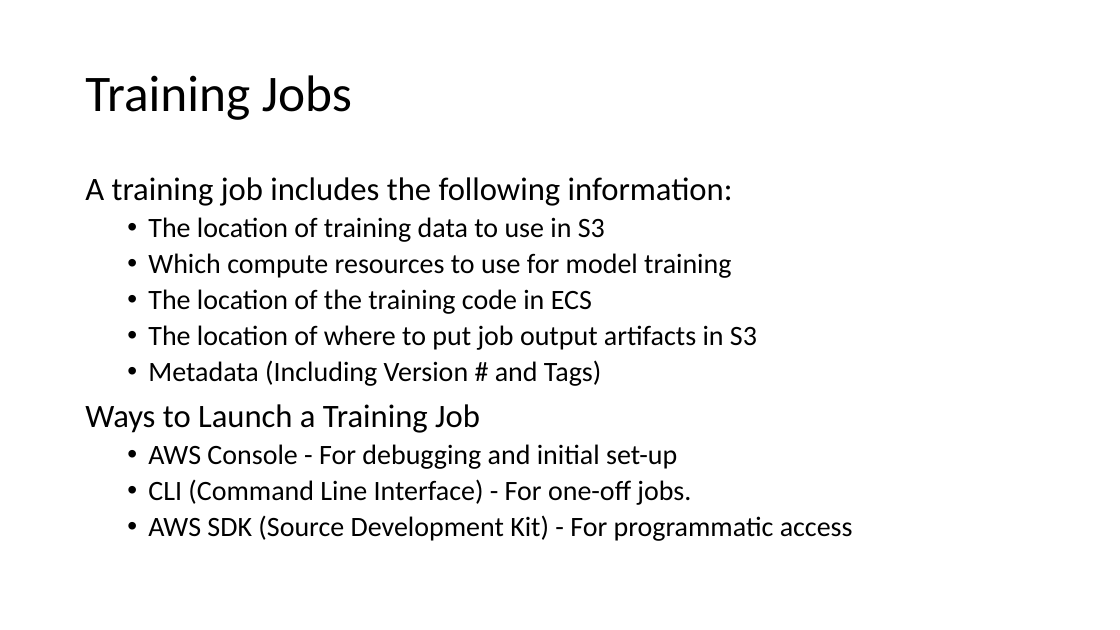
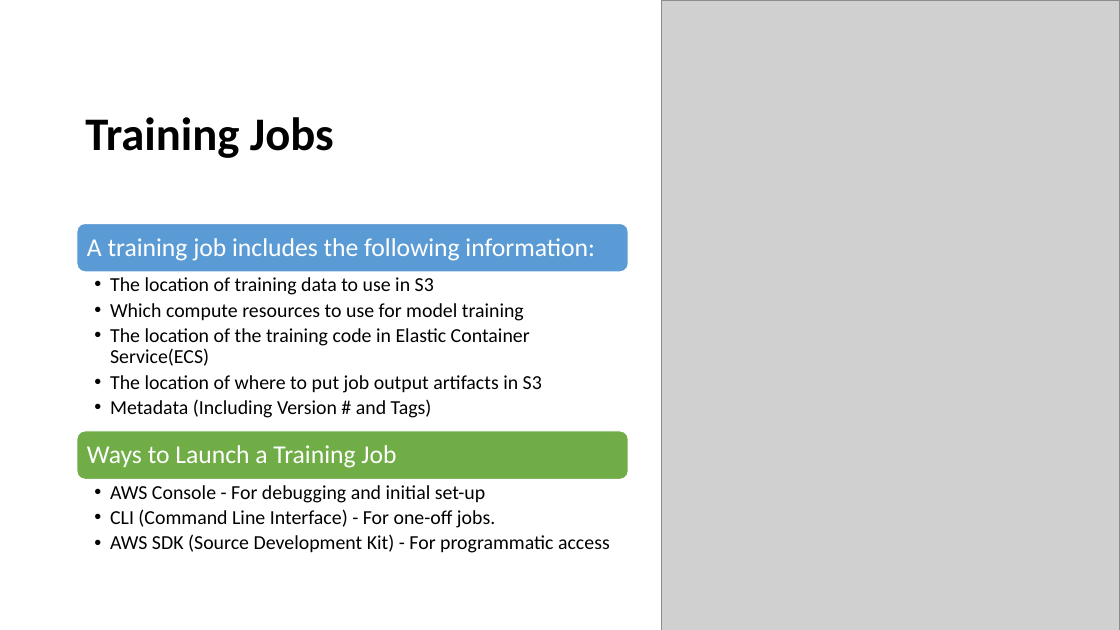
Before and after one commit to shaunkhoo/cloud-foundations, a slide deck: slide 5 of session9/cloud-foundations-sagemaker.pptx. Drawn at 1120x630 pixels with LibreOffice and Linux fonts; fonts in the diff are those of the drawing; grey boxes stand for pictures. Boxes give left, top, right and bottom in pixels: in the first picture for what was removed or moved away, otherwise in the second. Text is boxed around its words. In the diff, an @@ line names an element or a change of style, - is before the commit and + after.

Commit message:
Upload data

```diff
--- a/session9/cloud-foundations-sagemaker.pptx
+++ b/session9/cloud-foundations-sagemaker.pptx
@@ picture added at (x1=661, y1=0, x2=1120, y2=630) @@
@@ title "Training Jobs" moved from (x1=85, y1=75, x2=352, y2=120) to (x1=85, y1=117, x2=334, y2=158) @@
@@ title "Training Jobs" at (x1=85, y1=117, x2=334, y2=158): size 44 to 40 pt, bold on @@
@@ text removed at (x1=85, y1=177, x2=853, y2=541) @@
-A training job includes the following information:
-  • The location of training data to use in S3
-  • Which compute resources to use for model training
-  • The location of the training code in ECS
-  • The location of where to put job output artifacts in S3
-  • Metadata (Including Version # and Tags)
-Ways to Launch a Training Job
-  • AWS Console - For debugging and initial set-up
-  • CLI (Command Line Interface) - For one-off jobs.
-  • AWS SDK (Source Development Kit) - For programmatic access
@@ group added at (x1=77, y1=223, x2=628, y2=553): 4 texts, 2 rounded rectangles @@
+A training job includes the following information:
+  • The location of training data to use in S3
+  • Which compute resources to use for model training
+  • The location of the training code in Elastic Container Service(ECS)
+  • The location of where to put job output artifacts in S3
+  • Metadata (Including Version # and Tags)
+Ways to Launch a Training Job
+  • AWS Console - For debugging and initial set-up
+  • CLI (Command Line Interface) - For one-off jobs.
+  • AWS SDK (Source Development Kit) - For programmatic access
```
Also in this commit, not shown: 12 other slides changed, 3 slides added, 4 slides removed, 3 other files.
